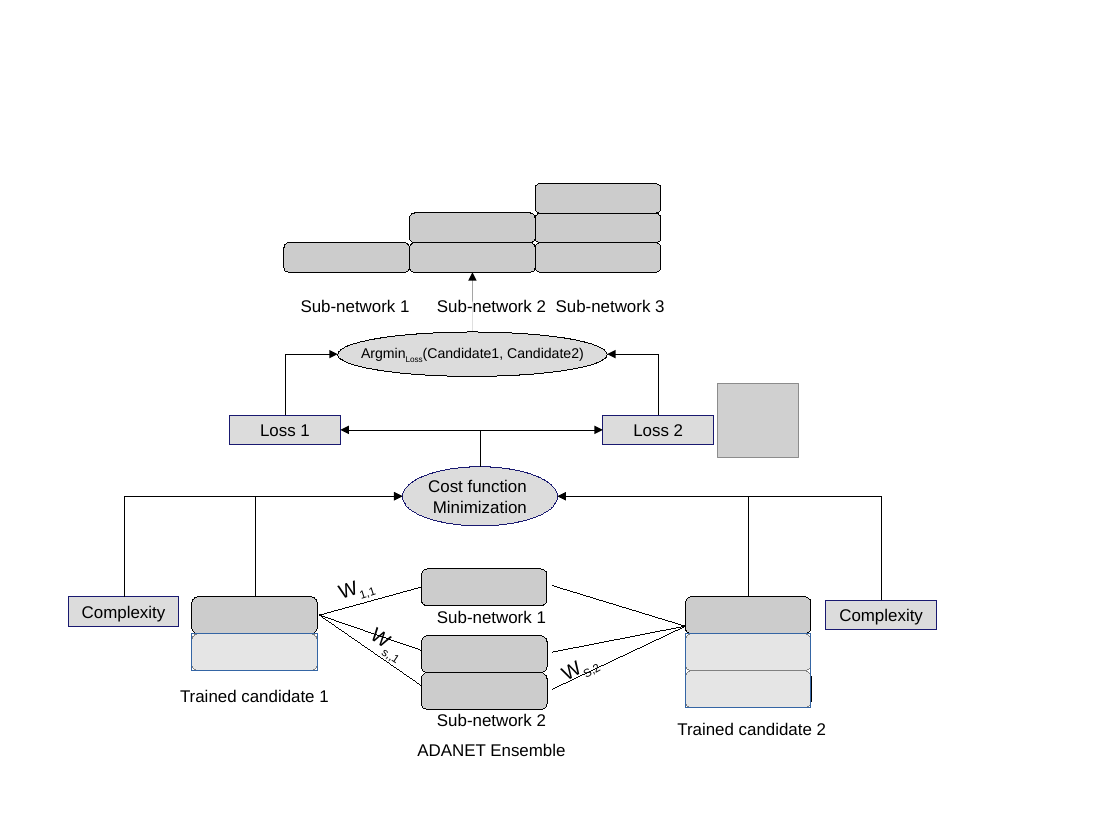
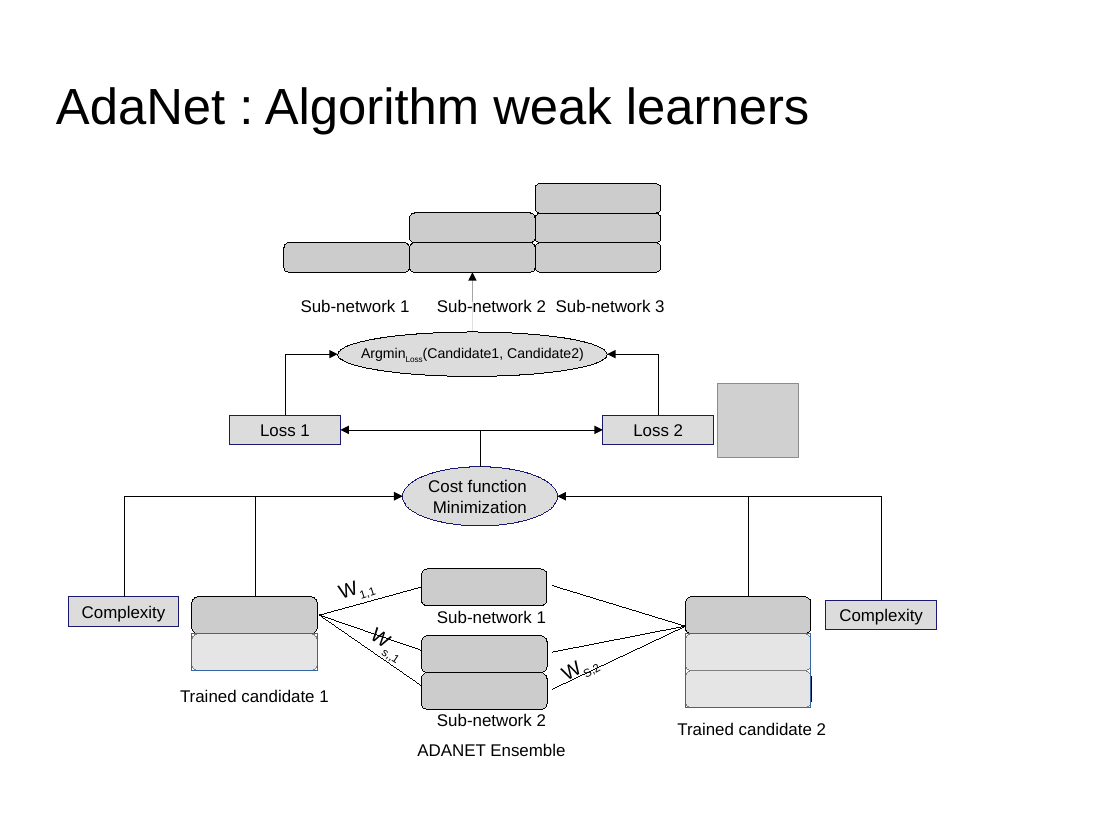
Before and after one commit to dataforcast/OC_Datascientist, a slide deck: slide 15 of P8/report/Openclassrooms_ParcoursDatascientist_P8-V1.odp. Drawn at 1120x840 pixels with LibreOffice and Linux fonts; fonts in the diff are those of the drawing; grey boxes stand for pictures; background and template pictures are left out. Boxes give left, top, right and bottom in pixels: in the first picture for what was removed or moved away, otherwise in the second. Text is boxed around its words. In the diff, an @@ line names an element or a change of style, - is before the commit and + after.

```diff
--- a/P8/report/Openclassrooms_ParcoursDatascientist_P8-V1.odp
+++ b/P8/report/Openclassrooms_ParcoursDatascientist_P8-V1.odp
@@ title added at (56,87,809,134), 36 pt, text #000000 @@
+AdaNet : Algorithm weak learners
```
Also in this commit, not shown: 5 other slides changed, 9 other files.
